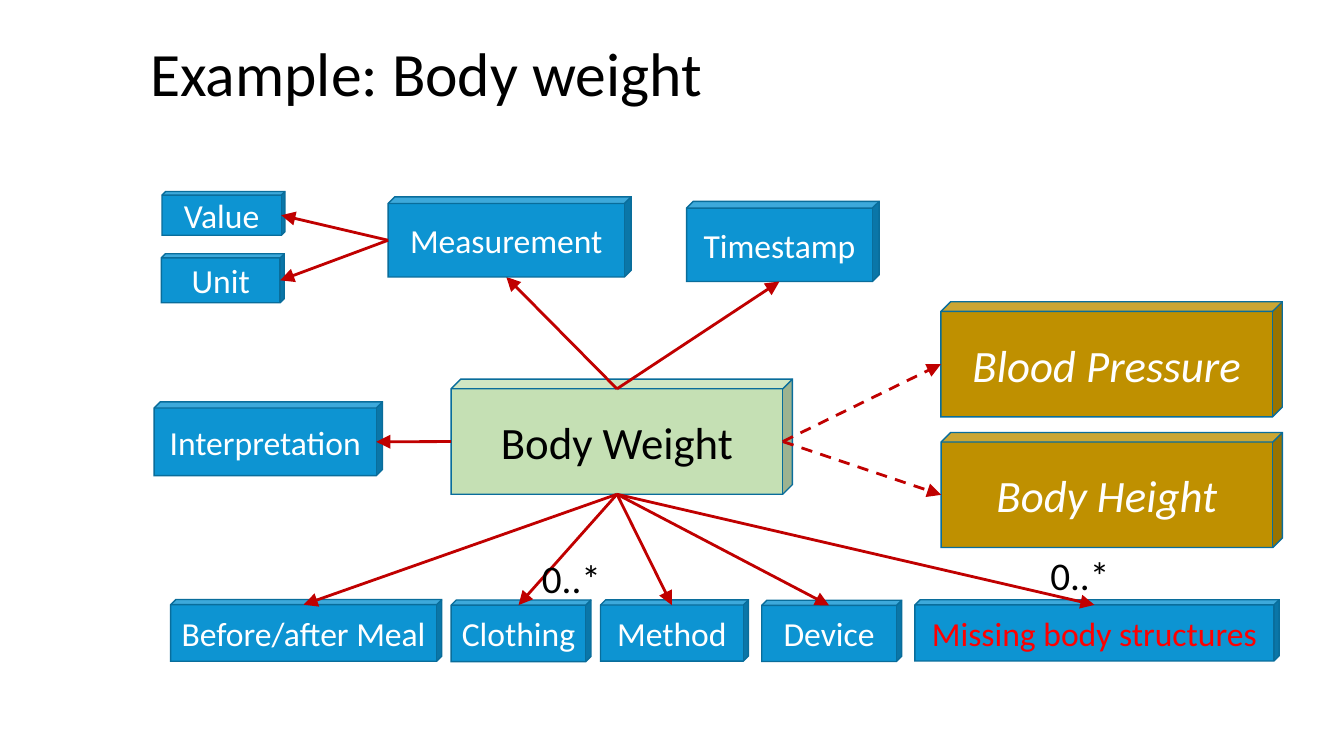
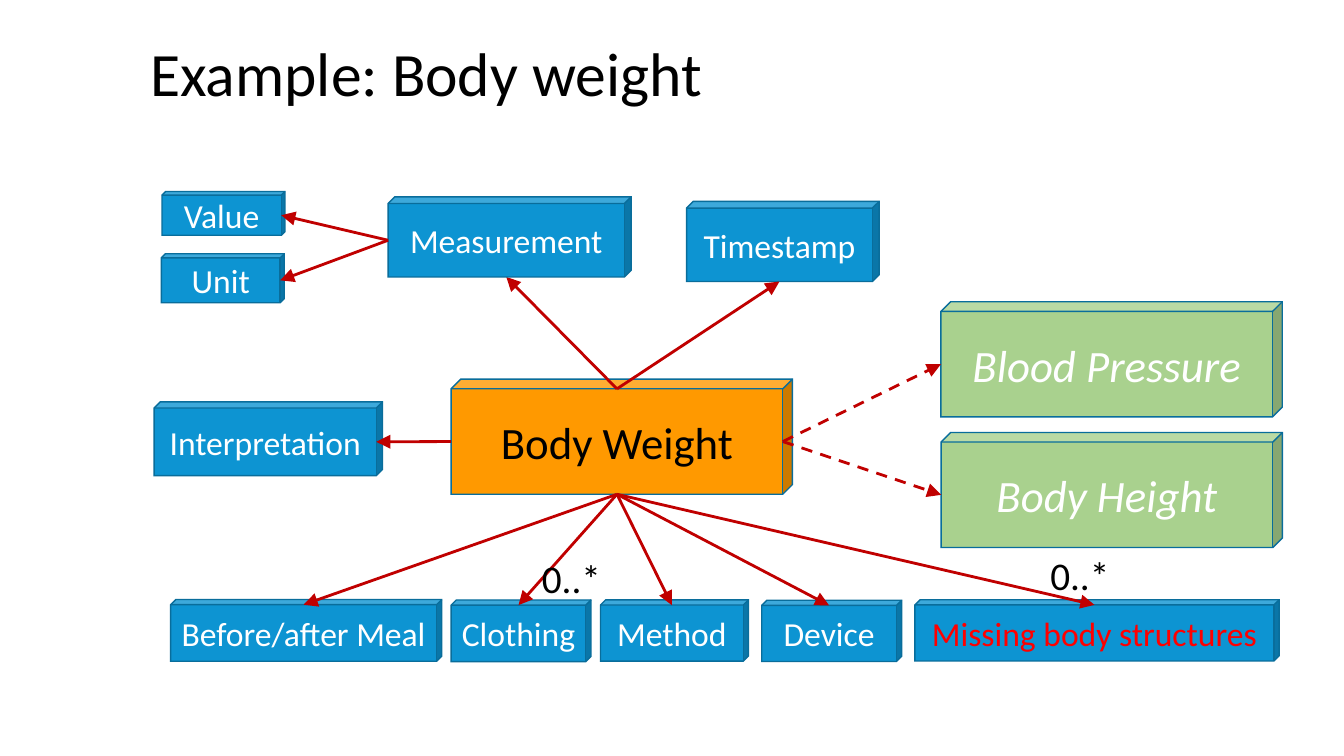
Before and after one commit to frankoemig/bloodpressure, a slide deck: slide 4 of input/images-source/Drawings.pptm. Drawn at 1344x756 pixels with LibreOffice and Linux fonts; fonts in the diff are those of the drawing. Boxes give left, top, right and bottom in pixels: in the first picture for what was removed or moved away, otherwise in the second. Text is boxed around its words. In the diff, an @@ line names an element or a change of style, - is before the commit and + after.

```diff
--- a/input/images-source/Drawings.pptm
+++ b/input/images-source/Drawings.pptm
@@ cube "Blood Pressure" at box(941, 301, 1282, 416): fill #BF9000 to #A9D18E @@
@@ cube "Body Weight" at box(452, 379, 793, 494): fill #C5E0B4 to #FF9900 @@
@@ cube "Body Height" at box(942, 433, 1284, 547): fill #BF9000 to #A9D18E @@
```
Also in this commit, not shown: 2 other slides changed, 3 slides added, 16 other files.
